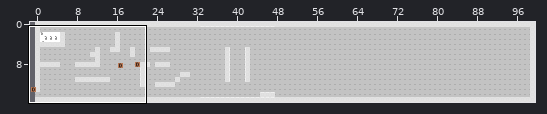
Tiled map -- AssetsSources/testMap.tmx. Above, an overview of the earlier version with the close-up marked.
Close-up. Earlier state:
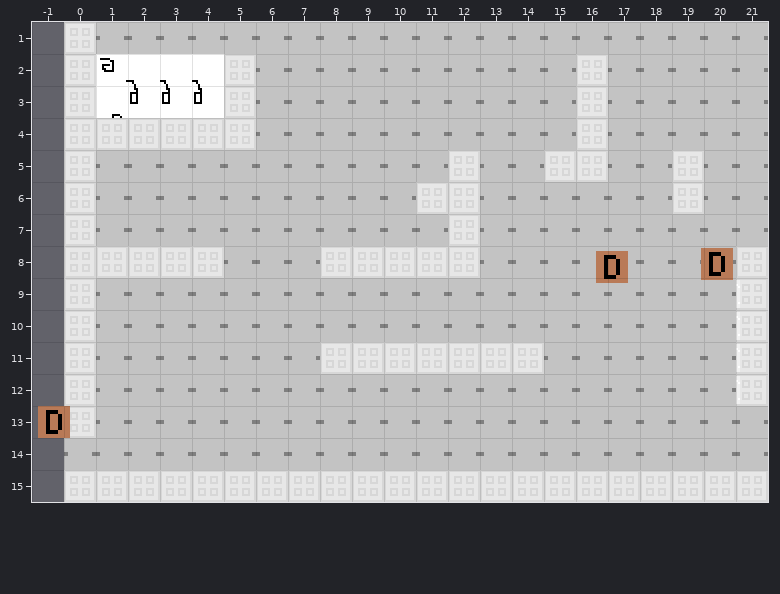
Cells are 16x16 px. Shown: x -1..21, y 1..15. The commit also changed other parts of the map, which this record leaves out.
New version:
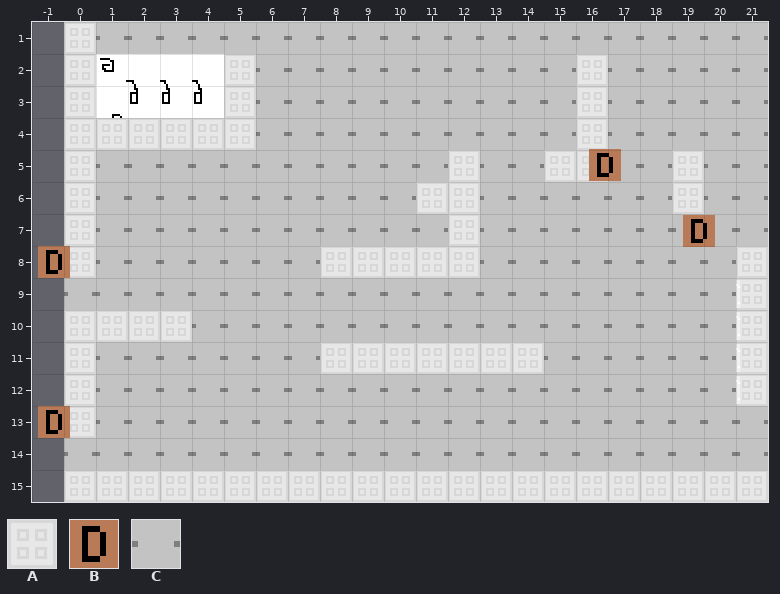
Key: from "test": A 0, B 1, C 3.
_ is an empty cell.
Objects are placed by their top-left corner, in cells (3,4 is the top-left corner of cell 3,4); size is 1x1 cell unless given.
The exact change:
{"where": "layer \"main\""}
{"y":8,"x":1,"old":"AAAA","new":"CCCC"}
{"y":9,"x":0,"old":"A","new":"C"}
{"y":10,"x":1,"old":"CCC","new":"AAA"}
{"where": "layer \"Calque d'objets 1\""}
{"was": "B \"LaserSpawnerB\" at 19.9,8.1", "now": "B \"LaserSpawnerB\" at 16.4,5"}
{"now": "B \"LaserSpawnerC\" at 19.4,7"}
{"now": "B \"Door2\" at -0.8,8"}
{"was": "B \"LaserSpawnerA\" at 16.6,8.1", "now": "outside this view"}
{"label":"new place","picture_box":[589,149,621,181]}
{"label":"changed","picture_box":[683,215,733,280]}
{"label":"changed","picture_box":[38,246,224,342]}
{"label":"old place","picture_box":[596,251,628,283]}
